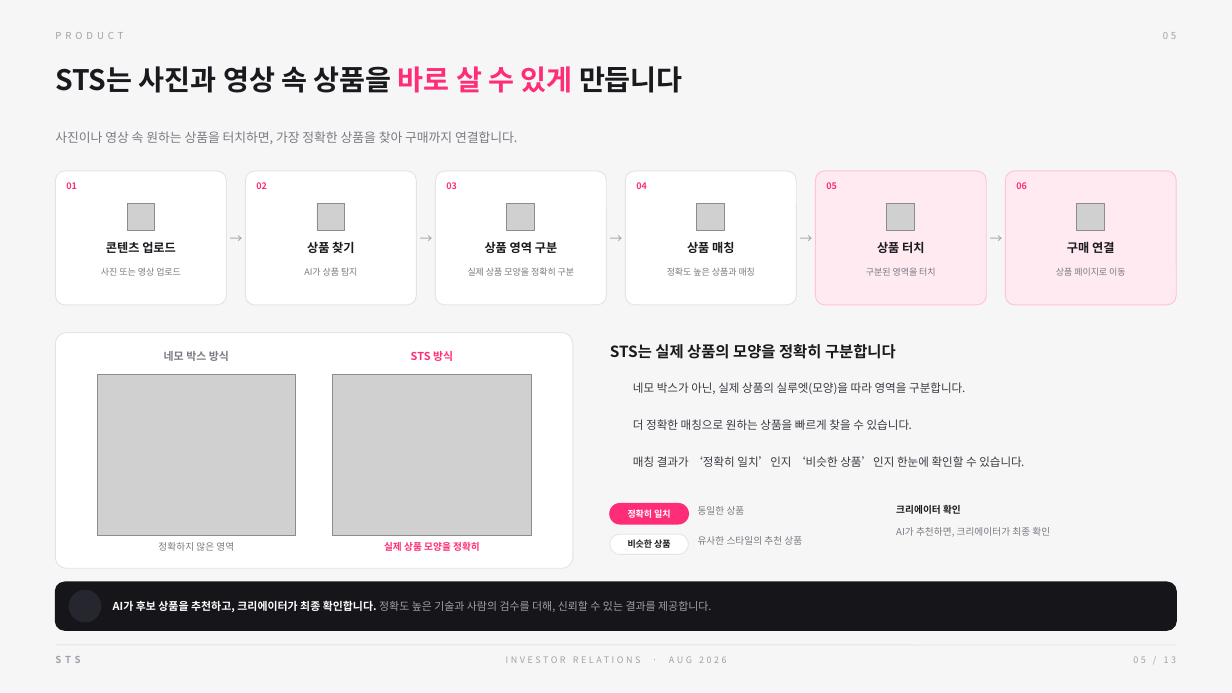
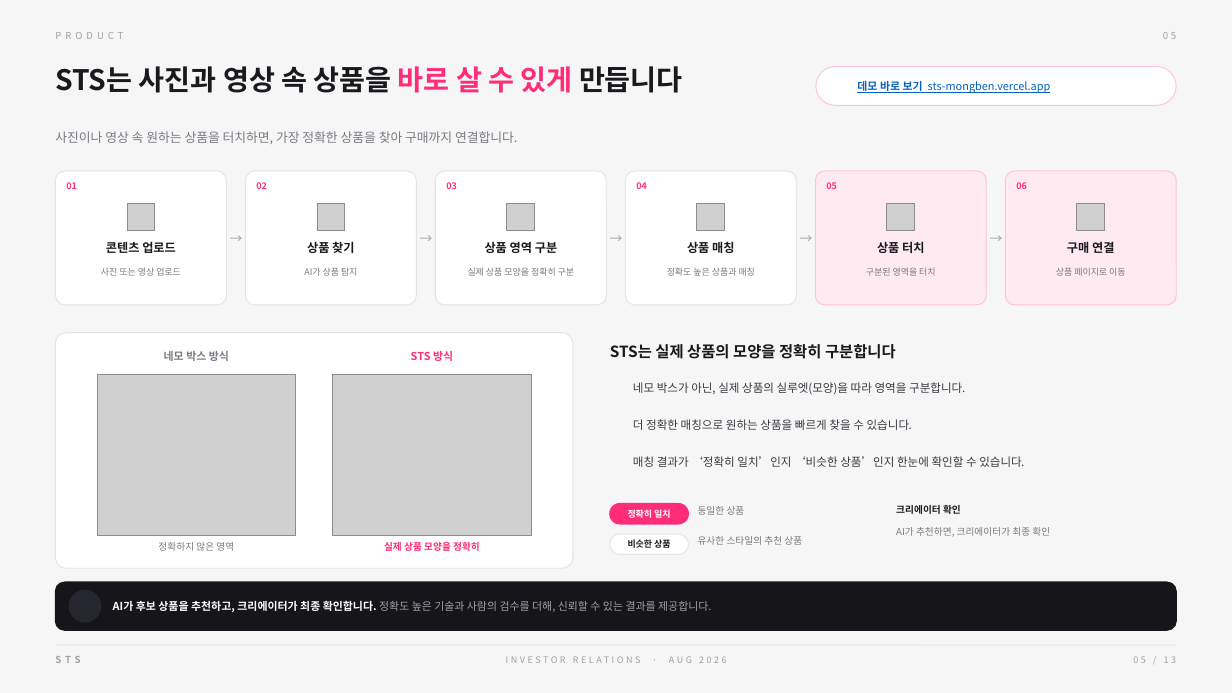
Before and after one commit to him55710-sudo/STS, a slide deck: slide 5 of docs/ir/STS_IR_revised.pptx. Drawn at 1232x693 pixels with LibreOffice and Linux fonts; fonts in the diff are those of the drawing; grey boxes stand for pictures; background and template pictures are left out. Boxes give left, top, right and bottom in pixels: in the first picture for what was removed or moved away, otherwise in the second. Text is boxed around its words. In the diff, an @@ line names an element or a change of style, - is before the commit and + after.

```diff
--- a/docs/ir/STS_IR_revised.pptx
+++ b/docs/ir/STS_IR_revised.pptx
@@ rounded rectangle added at (x1=816, y1=67, x2=1177, y2=105), fill #FFFFFF, outline #FFC2D8 0.75 pt @@
@@ text added at (x1=857, y1=81, x2=1051, y2=93), 8.5 pt, text #0563C1, underline @@
+데모 바로 보기 sts-mongben.vercel.app
```
Also in this commit, not shown: 2 other slides changed, 1 other file.
